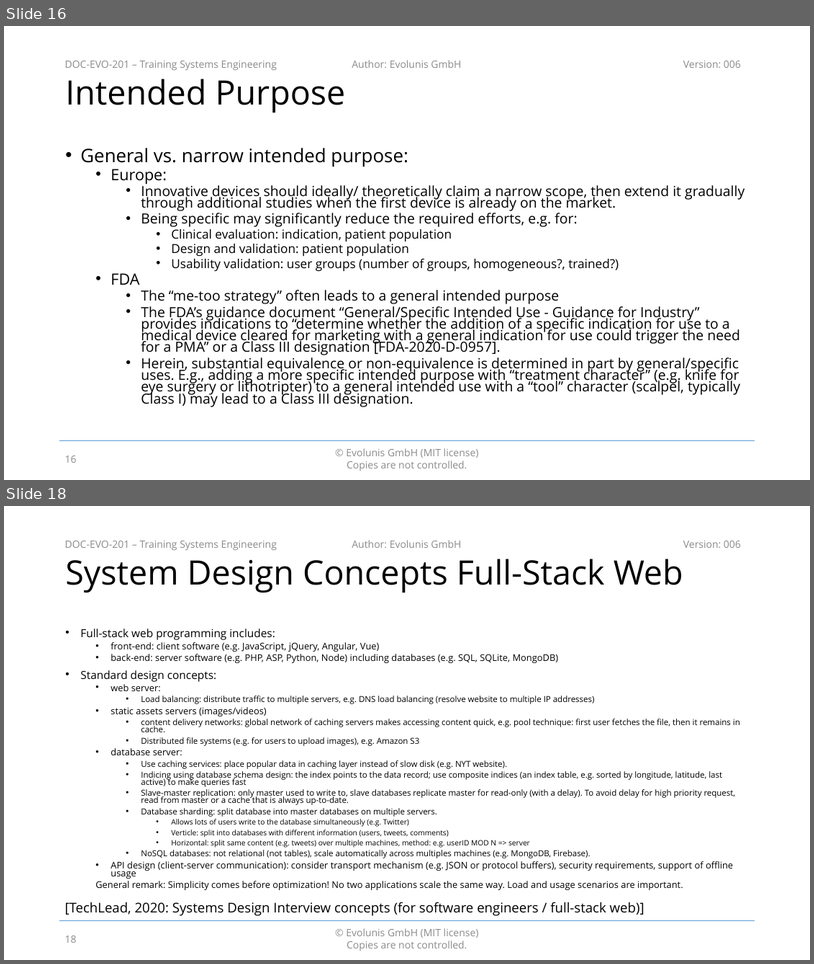
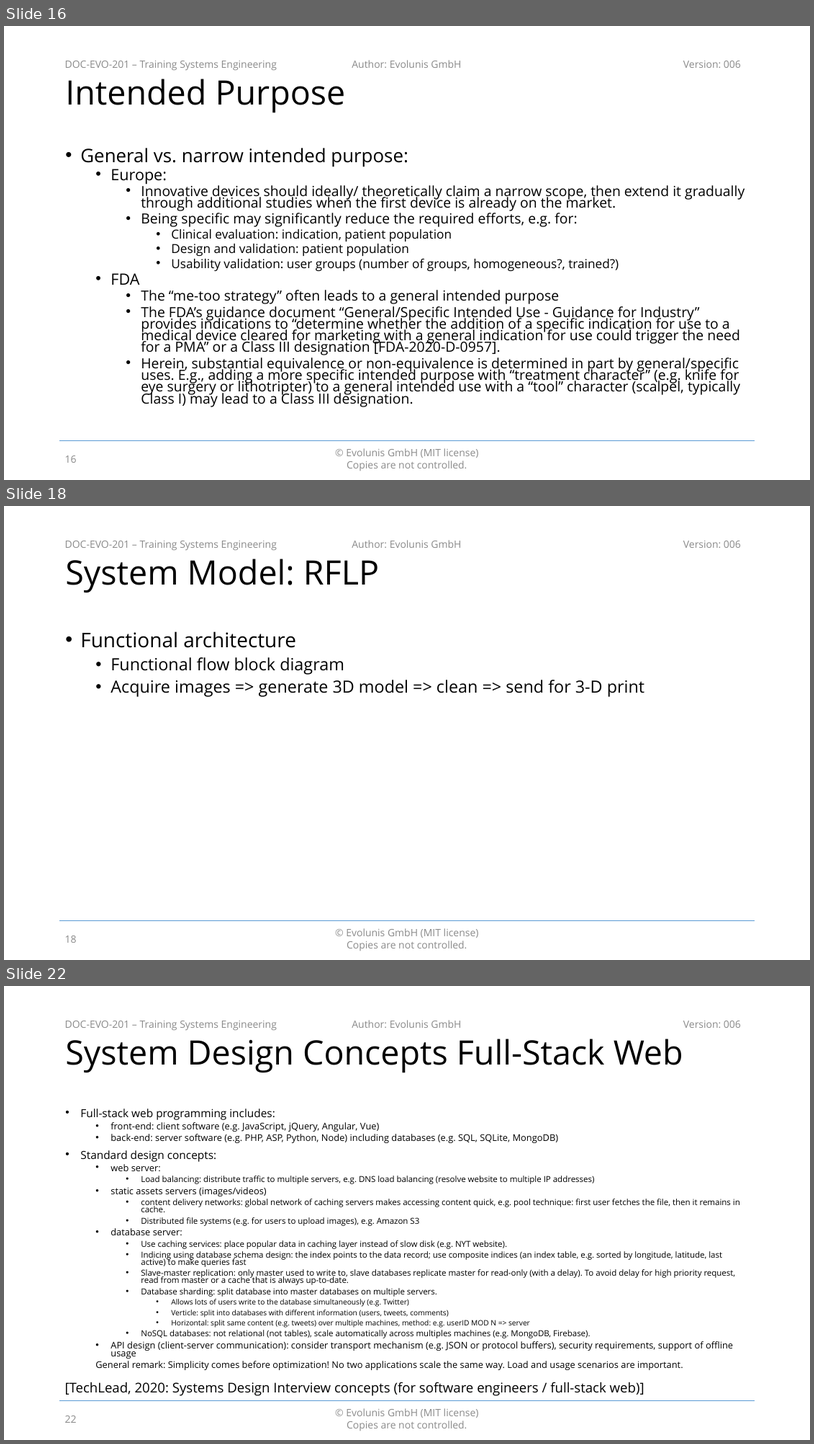
Before and after one commit to evolunis/openQMS, a slide deck: 2. Design and Development/DOC-201 - Training Systems Engineering.pptx. Shown one above the other, each under a label of ours: slides 16 and 18 before the commit, slides 16, 18 and 22 after it; the slides between them are not shown. The pictures are 814x964 and 814x1444 pixels, drawn with LibreOffice and Linux fonts; fonts in the diff are those of the drawing; background and template pictures are left out. Boxes give left, top, right and bottom in pixels: in the first picture for what was removed or moved away, otherwise in the second. Text is boxed around its words. In the diff, an @@ line names an element or a change of style, - is before the commit and + after.

```diff
--- a/2. Design and Development/DOC-201 - Training Systems Engineering.pptx
+++ b/2. Design and Development/DOC-201 - Training Systems Engineering.pptx
@@ slide 18 added at box(4, 506, 810, 960), background #FFFFFF; not listed: 5 template elements that a slide beside it also shows @@
@@ title added at box(65, 559, 379, 593), 40 pt, text #000000 @@
+System Model: RFLP
@@ text added at box(80, 631, 645, 697), 20 pt, text #000000 @@
+• Functional architecture
+  • Functional flow block diagram
+  • Acquire images => generate 3D model => clean => send for 3-D print
@@ page number added at box(65, 935, 77, 942), 12 pt, text #8C8C8C @@
+18
@@ what was slide 18 is now slide 22 @@
@@ page number at box(65, 1415, 77, 1422): text changed @@
-18
+22
```
Also in this commit, not shown: 2 slides changed, 3 other slides added.
